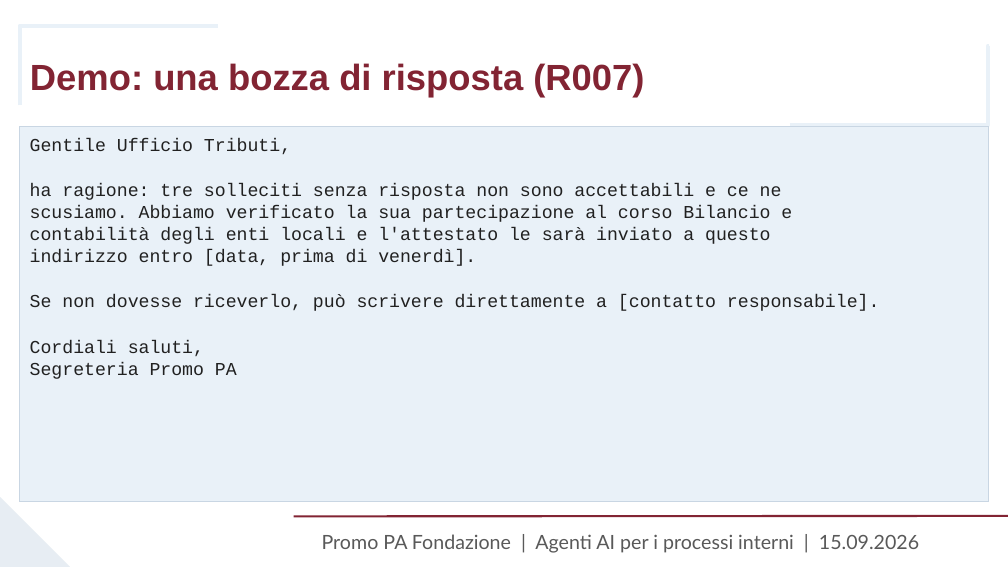
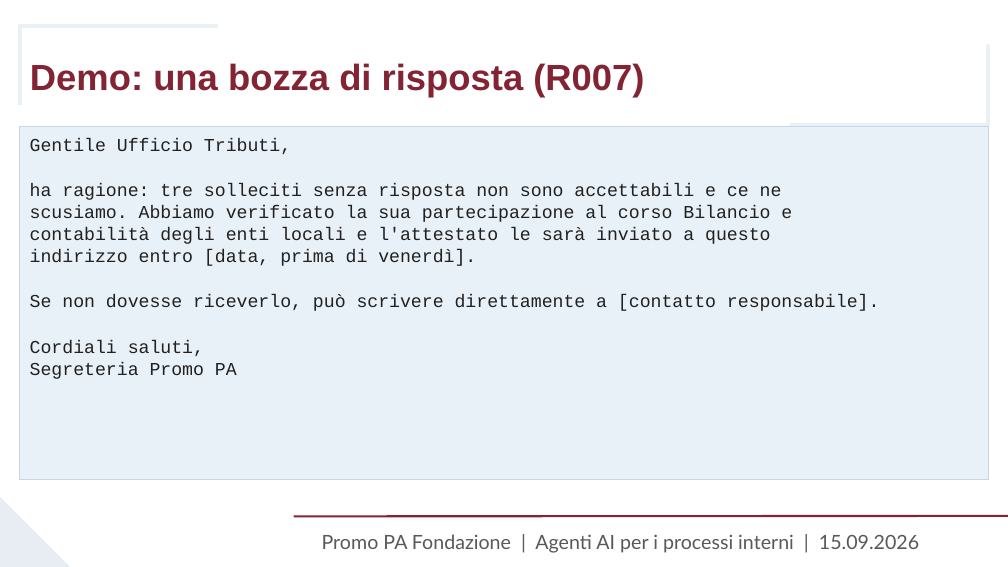
Before and after one commit to fabsilvestri/promopa-agenti-ai, a slide deck: slide 23 of slides/Lezione_15_settembre_Agenti_AI_PromoPA.pptx. Drawn at 1008x567 pixels with LibreOffice and Linux fonts; fonts in the diff are those of the drawing; background and template pictures are left out. Boxes give left, top, right and bottom in pixels: in the first picture for what was removed or moved away, otherwise in the second. Text is boxed around its words. In the diff, an @@ line names an element or a change of style, - is before the commit and + after.

```diff
--- a/slides/Lezione_15_settembre_Agenti_AI_PromoPA.pptx
+++ b/slides/Lezione_15_settembre_Agenti_AI_PromoPA.pptx
@@ rectangle "Gentile Ufficio Tributi,": place and size @@
-rectangle "Gentile Ufficio Tributi," at [20,127,989,502]
+rectangle "Gentile Ufficio Tributi," at [20,127,989,480]
```
Also in this commit, not shown: 5 other slides changed, 2 other files.
